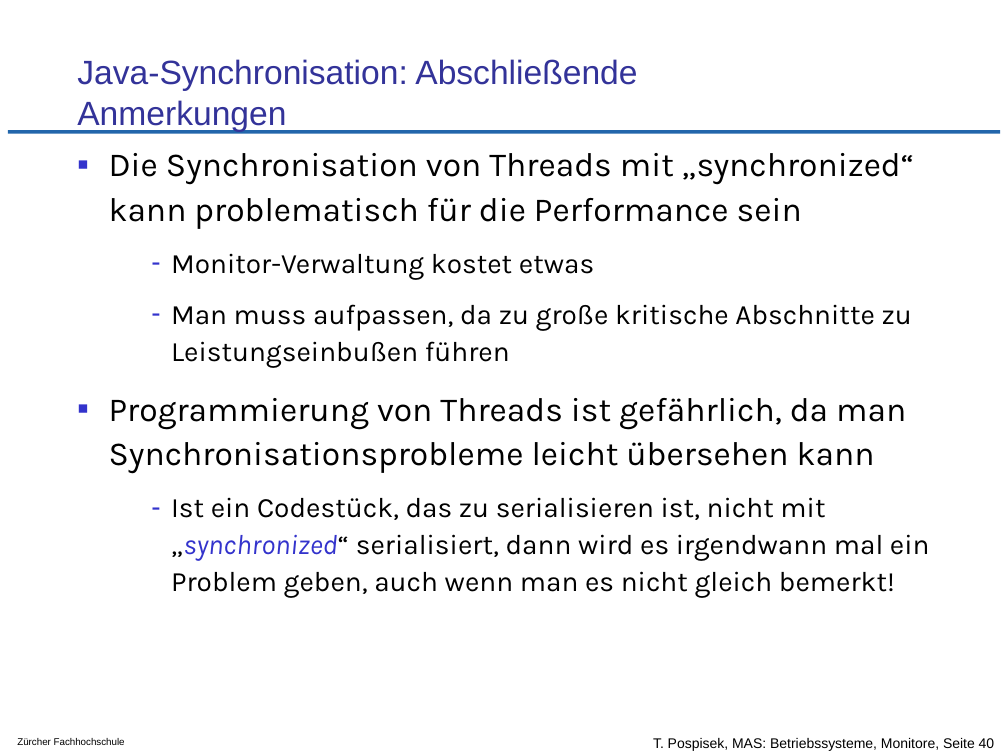
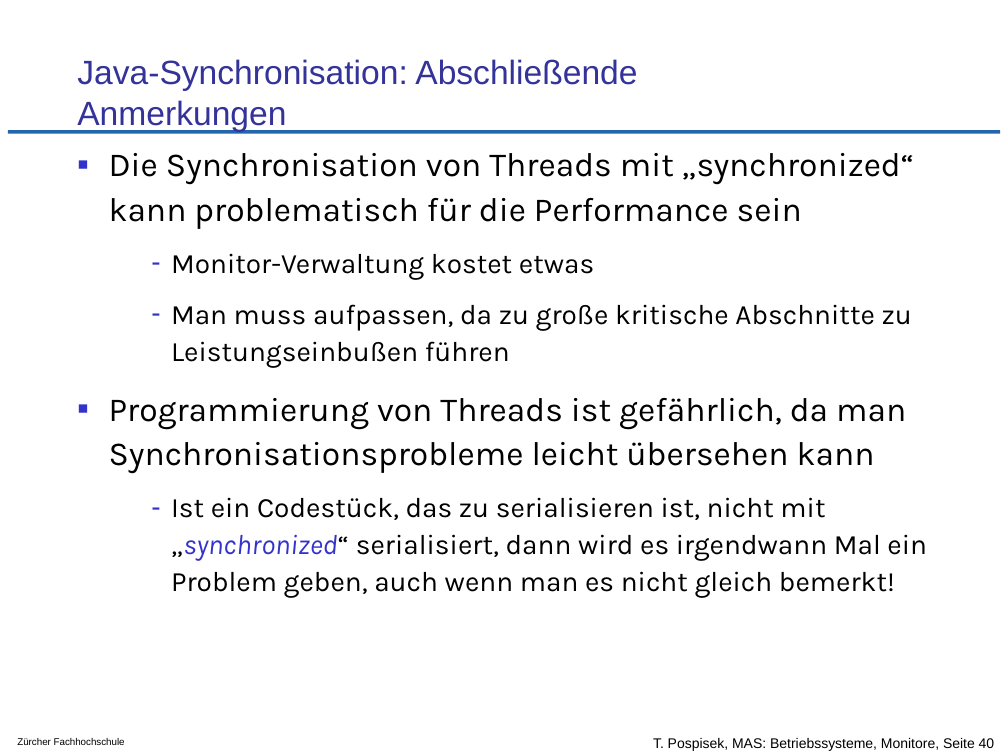
Before and after one commit to tpo/betriebssysteme, a slide deck: slide 40 of 08_Koordination_und_Synchronisation_Monitore.odp. Drawn at 1008x756 pixels with LibreOffice and Linux fonts; fonts in the diff are those of the drawing; background and template pictures are left out. Boxes give left, top, right and bottom in pixels: in the first picture for what was removed or moved away, otherwise in the second. Text is boxed around its words. In the diff, an @@ line names an element or a change of style, - is before the commit and + after.

Commit message:
Rechtschreibefehler S. 40 korrigiert

```diff
--- a/08_Koordination_und_Synchronisation_Monitore.odp
+++ b/08_Koordination_und_Synchronisation_Monitore.odp
@@ text at (171,497,927,598): text changed @@
-  – Ist ein Codestück, das zu serialisieren ist, nicht mit „synchronized“ serialisiert, dann wird es irgendwann mal ein Problem geben, auch wenn man es nicht gleich bemerkt!
+  – Ist ein Codestück, das zu serialisieren ist, nicht mit „synchronized“ serialisiert, dann wird es irgendwann Mal ein Problem geben, auch wenn man es nicht gleich bemerkt!
```
